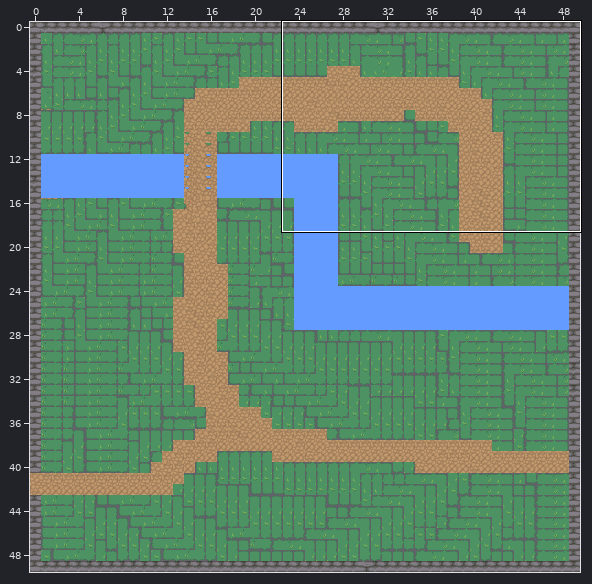
Tiled map: map.tmx. The picture above shows the old version from afar; the outline marks the close-up.
Close-up. Before:
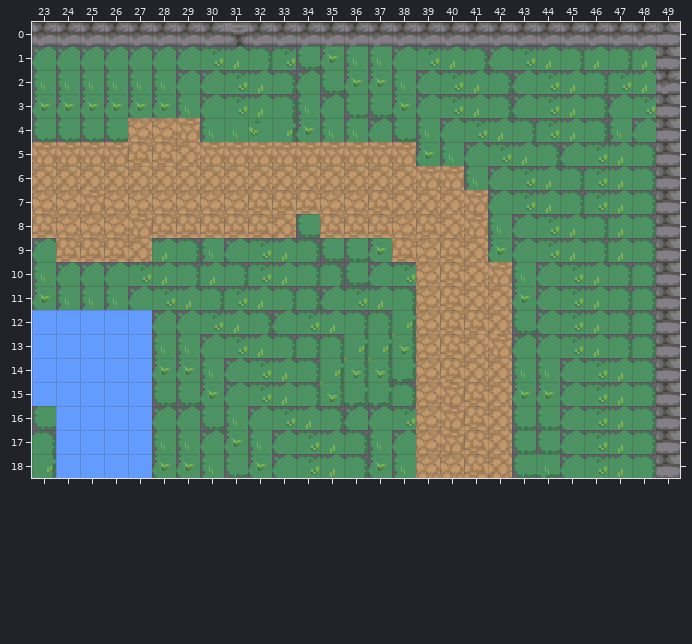
Cells are 16x16 px. Shown: x 23..49, y 0..18. The commit also changed other parts of the map, which this record leaves out.
After the commit:
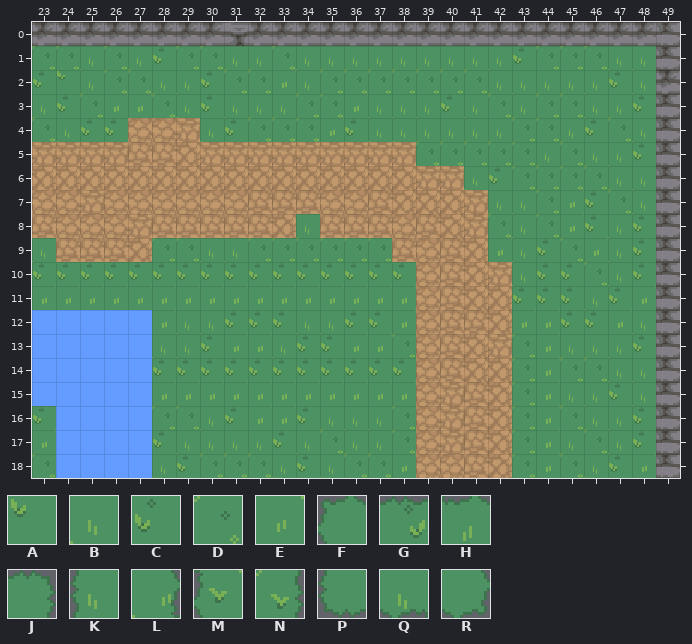
Key: from "nature": A 293, B 322, C 323, D 362, E 363, F 521, G 522, H 523, J 524, K 561, L 564, M 601, N 604, P 641, Q 642, R 644.
_ is an empty cell.
Difference:
Layer "Background":
y 1: x 23..48 FFFFFFFGHJGPMKKFGHJFGHJHJH -> DDBDBCDDBBDBBBBBBBBBCDDDBB
y 2: x 23..48 KKKKKKFFGHJFPMMKFGHJFGHJGH -> CABDDBBCDDEBDDDDDDDBBBBBCB
y 3: x 23..48 MMMMMMKFGHJKFPPMFGHJFGHJFG -> BCDEEDBCBBBDDEBBBCBDBDDBBC
y 4: x 23..26 PPPP -> DBCC; x 30..48 KBCLMKKFPKFGHJGHJKF -> BCDDDECBBBBBBDDBCDB
y 5: x 39..48 MKFGHJFGHJ -> DDDDDBDBBC
y 6: x 41..48 KFGHJGHJ -> BCDDDDBB
y 7: x 42..48 FGHJGHJ -> BBDECDB
y 8: x 34 P -> B; x 42..48 KFGHJHJ -> DBDECBC
y 9: x 23 F -> B; x 28..37 HJKFGHJPPM -> DDBBDDDDDD; x 42..48 MFGHJHJ -> EBCDEBC
y 10: x 23..38 KFFFGHJHJGHJJPFG -> CCCCCCCCCCCCCCCC; x 43..48 KFGHJJ -> BCCDBC
y 11: x 23..38 MKKKFGHJGHJJFGHJ -> EEEEEEEEEEEEEEEE; x 43..48 MFGHJJ -> CCCBCE
y 12: x 28..38 FFGHJFGHJJL -> EBBCCCBBCCE; x 43..48 PFGHJJ -> EECCEB
y 13: x 28..38 KKFGHJJJLLN -> BBCEEBCCEED; x 43..48 FFGHJJ -> DEBBBC
y 14: x 28..38 MMKFGHJLNNR -> CCCCCCCCCCC; x 43..48 KKFGHJ -> DEDDBB
y 15: x 28..38 PPMFGHJNRRJ -> EEEEEEEEEEE; x 43..48 MMFGHJ -> DEBBCB
y 16: x 23 P -> C; x 28..38 FFPKFGHJFFG -> DDBCEECBBBD; x 43..48 PPFGHJ -> DEDBBC
y 17: x 23 J -> E; x 28..38 KKFMKFGHJKF -> CBBBBCBDBBD; x 43..48 PPFGHJ -> DEBDBC
y 18: x 23 L -> D; x 28..38 MMKPMFGHJMK -> BCDDDBCBDDE; x 43..48 PQFGHJ -> DEDBCE
Changed places in both close-ups, as pixel boxes (x1, y1, x2, y2):
changed: (32, 46, 656, 478)
